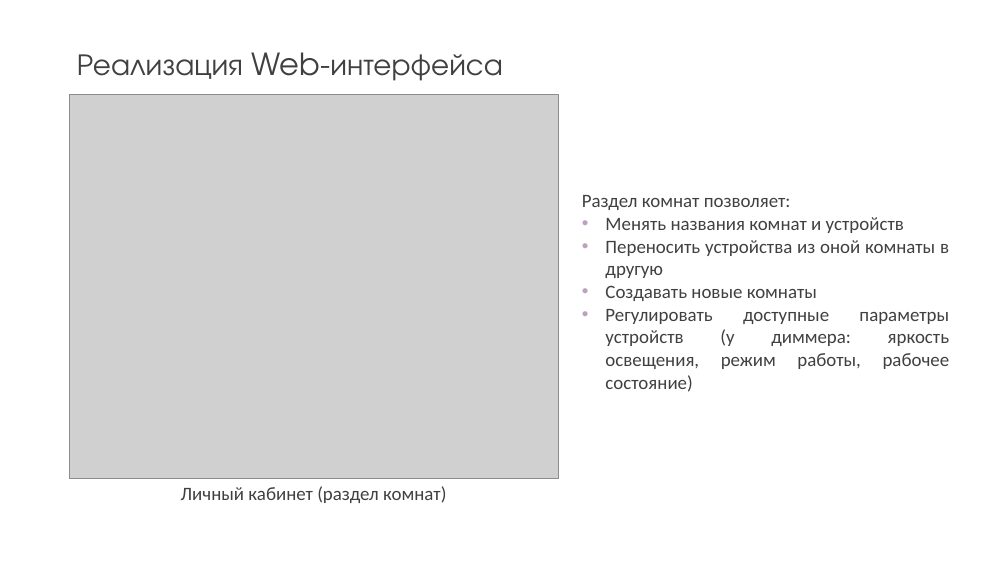
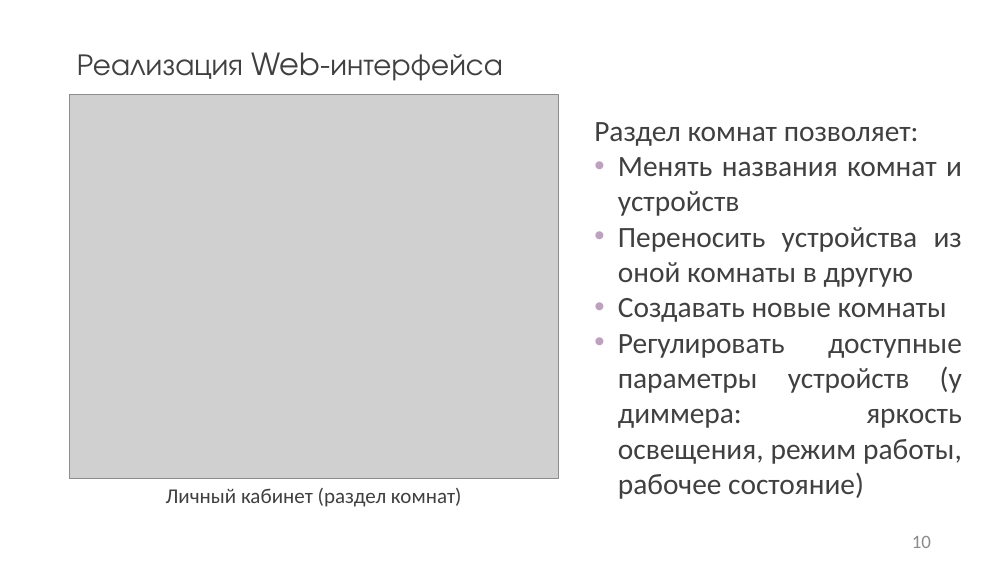
Before and after one commit to kaf3/dimmer, a slide deck: slide 10 of Презентация1.pptx (slide 11 before the commit). Drawn at 1008x567 pixels with LibreOffice and Linux fonts; fonts in the diff are those of the drawing; grey boxes stand for pictures. Boxes give left, top, right and bottom in pixels: in the first picture for what was removed or moved away, otherwise in the second. Text is boxed around its words. In the diff, an @@ line names an element or a change of style, - is before the commit and + after.

```diff
--- a/Презентация1.pptx
+++ b/Презентация1.pptx
@@ text "Раздел комнат позволяет:" moved from (x1=582, y1=195, x2=950, y2=392) to (x1=594, y1=122, x2=962, y2=499) @@
@@ text "Раздел комнат позволяет:" at (x1=594, y1=122, x2=962, y2=499): size 18 to 28 pt @@
@@ text "Личный кабинет (раздел комнат)" at (x1=166, y1=488, x2=462, y2=507): size 18 to 20 pt @@
@@ page number added at (x1=912, y1=536, x2=931, y2=548), 18 pt, text #8C8C8C @@
+10
```
Also in this commit, not shown: 7 other slides changed, 3 slides added, 4 slides removed, 15 other files.
